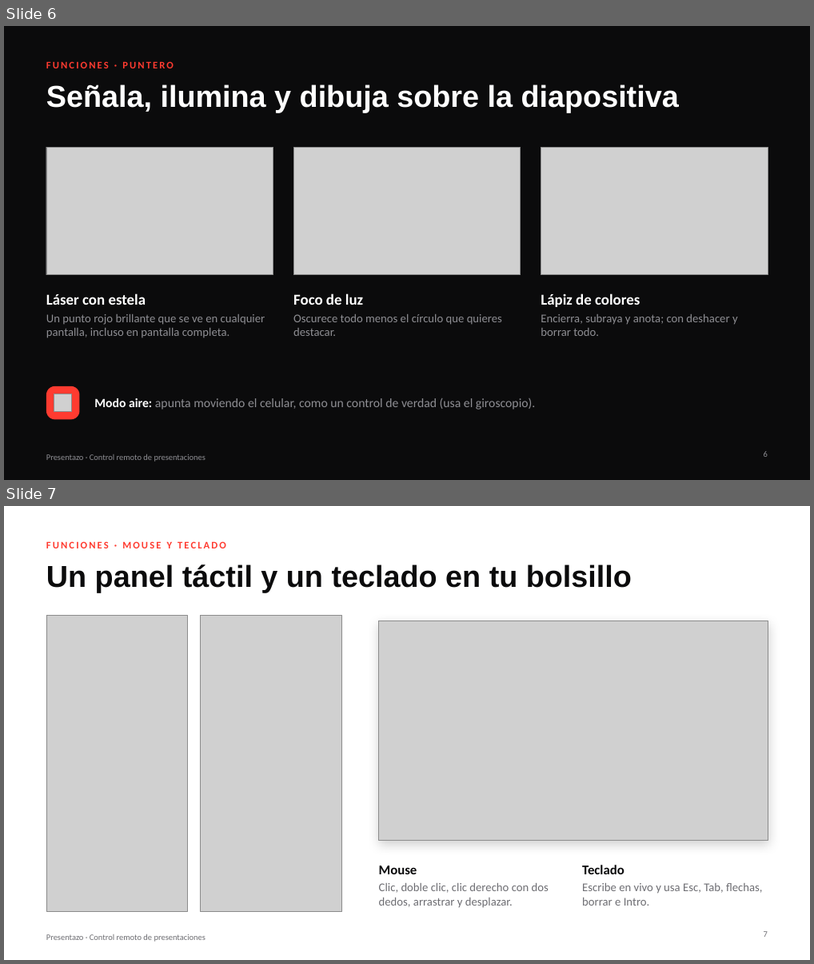
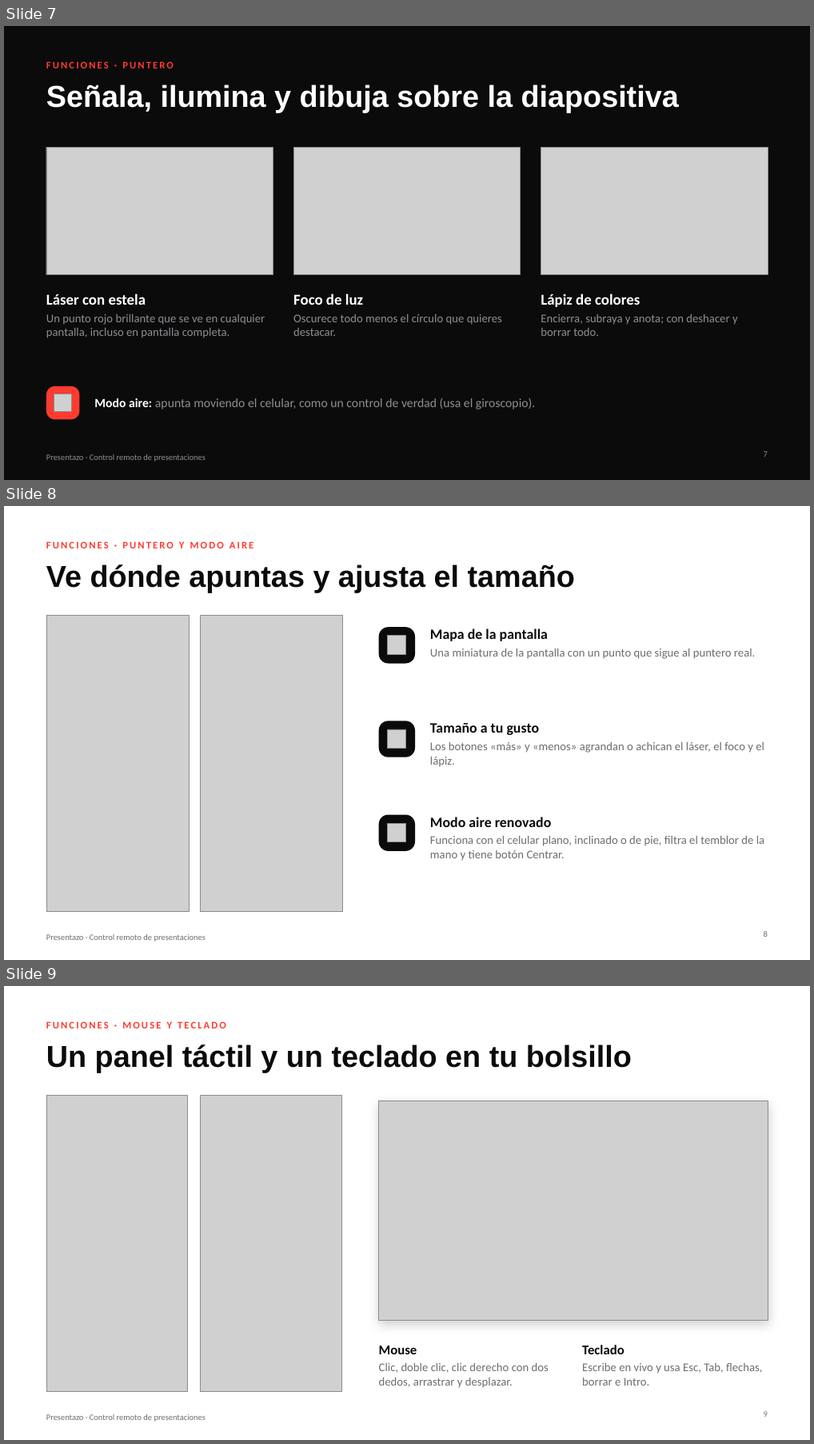
Before and after one commit to mjmc4498/presentazo, a slide deck: presentacion/presentazo.pptx. Shown one above the other, each under a label of ours: slides 6 and 7 before the commit, slides 7, 8 and 9 after it. The pictures are 814x964 and 814x1444 pixels, drawn with LibreOffice and Linux fonts; fonts in the diff are those of the drawing; grey boxes stand for pictures. Boxes give left, top, right and bottom in pixels: in the first picture for what was removed or moved away, otherwise in the second. Text is boxed around its words. In the diff, an @@ line names an element or a change of style, - is before the commit and + after.

```diff
--- a/presentacion/presentazo.pptx
+++ b/presentacion/presentazo.pptx
@@ slide 8 added at bbox=[4, 506, 810, 960], background #FFFFFF; not listed: 1 template element that a slide beside it also shows @@
@@ text added at bbox=[46, 541, 254, 548], 12 pt, text #FF3B30, bold @@
+FUNCIONES · PUNTERO Y MODO AIRE
@@ title added at bbox=[46, 564, 575, 592], 36 pt, text #0B0B0C, bold @@
+Ve dónde apuntas y ajusta el tamaño
@@ picture added at bbox=[46, 615, 189, 912] @@
@@ picture added at bbox=[201, 615, 343, 912] @@
@@ rounded rectangle added at bbox=[379, 627, 415, 664], fill #0B0B0C @@
@@ picture added at bbox=[387, 636, 406, 654] @@
@@ text added at bbox=[430, 628, 755, 659], 14 pt, text #6E6E73 @@
+Mapa de la pantalla
+Una miniatura de la pantalla con un punto que sigue al puntero real.
@@ rounded rectangle added at bbox=[379, 720, 415, 757], fill #0B0B0C @@
@@ picture added at bbox=[387, 729, 406, 748] @@
@@ text added at bbox=[430, 723, 765, 766], 14 pt, text #6E6E73 @@
+Tamaño a tu gusto
+Los botones «más» y «menos» agrandan o achican el láser, el foco y el lápiz.
@@ rounded rectangle added at bbox=[379, 815, 415, 851], fill #0B0B0C @@
@@ text added at bbox=[430, 816, 765, 860], 14 pt, text #6E6E73 @@
+Modo aire renovado
+Funciona con el celular plano, inclinado o de pie, filtra el temblor de la mano y tiene botón Centrar.
@@ picture added at bbox=[387, 823, 406, 842] @@
@@ page number added at bbox=[764, 931, 768, 936], 10 pt, text #6E6E73 @@
+8
@@ what was slide 6 is now slide 7 @@
@@ page number at bbox=[764, 451, 768, 456]: text changed @@
-6
+7
@@ what was slide 7 is now slide 9 @@
@@ page number at bbox=[764, 1411, 768, 1416]: text changed @@
-7
+9
```
Also in this commit, not shown: 3 slides changed, 1 other slide added, 3 other files.
